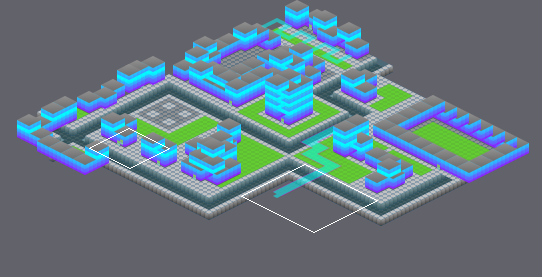
One commit to this Tiled map: areas/default.tmx. The first picture is a wide view before the edit; the outline marks the close-up.
Close-up. The starting point:
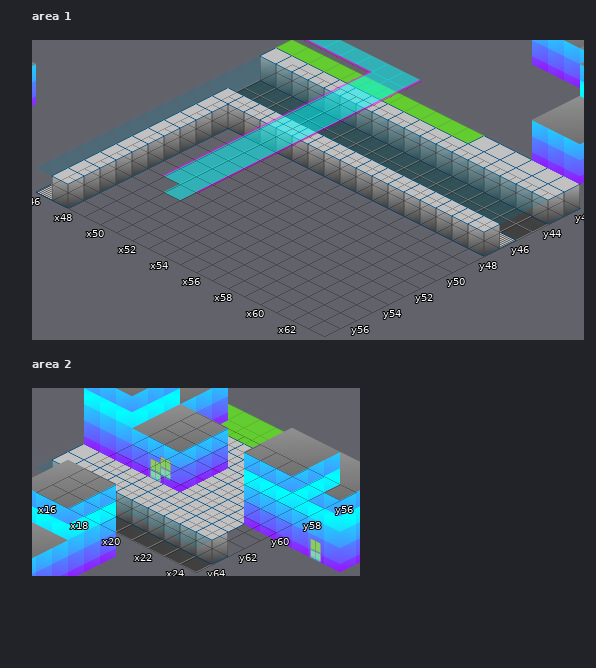
Cells are 64x32 px. Isometric: x runs down to the right, y down to the left. Shown: area 1 x 46..63, y 42..57; area 2 x 15..24, y 55..64. The commit also changed other parts of the map, which this record leaves out. Layer "Floor 4" is drawn 0,-96 px off the grid.
Now the later version:
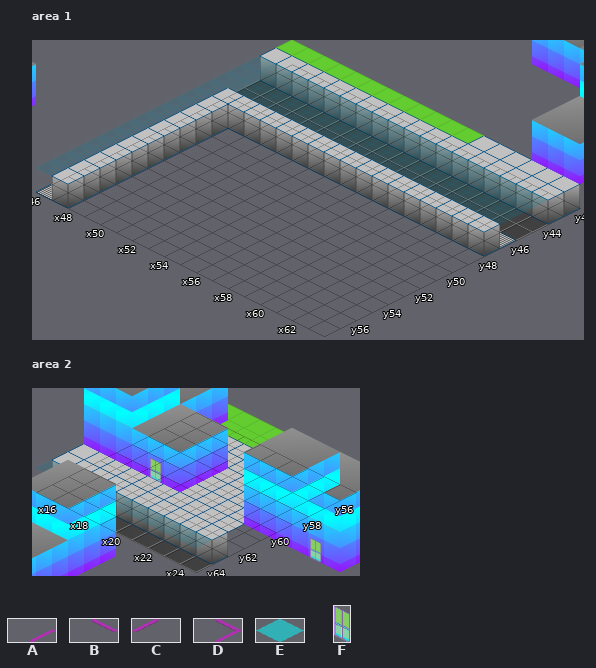
Key: from "Skybox Tileset": A 0, B 1, C 1 flipped left-right, D 2, E 10; from "building_door": F 0 flipped left-right.
_ is an empty cell.
Objects are placed by the point they stand on, in cells (3,4 is the top-left corner of cell 3,4); size is 1x1 cell unless given.
Difference:
{"where": "layer \"Floor 4\", area 1"}
{"y":42,"x":48,"old":"EEEEEEC","new":"_______"}
{"y":43,"x":48,"old":"BBBDEEC","new":"_______"}
{"y":44,"x":51,"old":"AEEC","new":"____"}
{"y":45,"x":51,"old":"AEEC","new":"____"}
{"y":46,"x":51,"old":"AEEC","new":"____"}
{"y":47,"x":51,"old":"AEEC","new":"____"}
{"y":48,"x":51,"old":"AEEC","new":"____"}
{"y":49,"x":51,"old":"AEEC","new":"____"}
{"y":50,"x":51,"old":"AEEC","new":"____"}
{"y":51,"x":51,"old":"AEEC","new":"____"}
{"y":52,"x":51,"old":"AEEC","new":"____"}
{"y":53,"x":51,"old":"AEEC","new":"____"}
{"y":54,"x":51,"old":"AEEC","new":"____"}
{"y":55,"x":51,"old":"AEEC","new":"____"}
{"y":56,"x":53,"old":"E","new":"_"}
{"where": "layer \"Ground Objects\", area 2"}
{"was": "F \"Apartment Entry\" at 18.8,60.7 size 0.3x1.5"}
{"label":"removed","picture_box":[162,40,422,200]}
{"label":"removed","picture_box":[160,456,171,464]}
